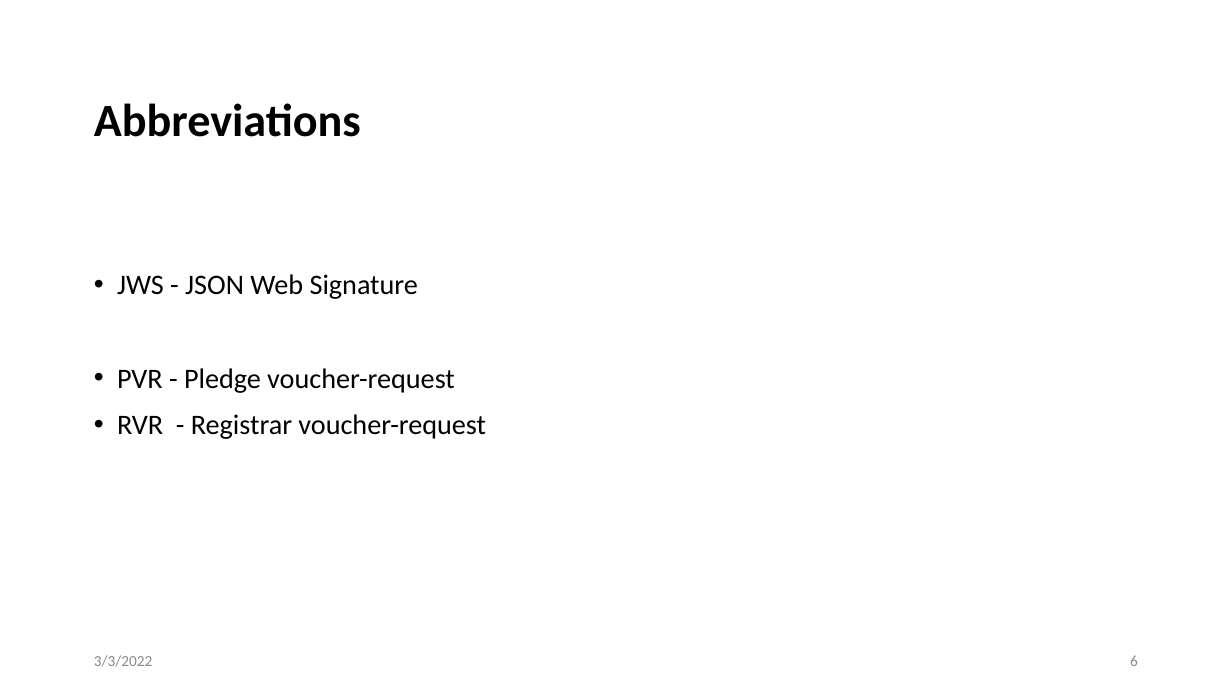
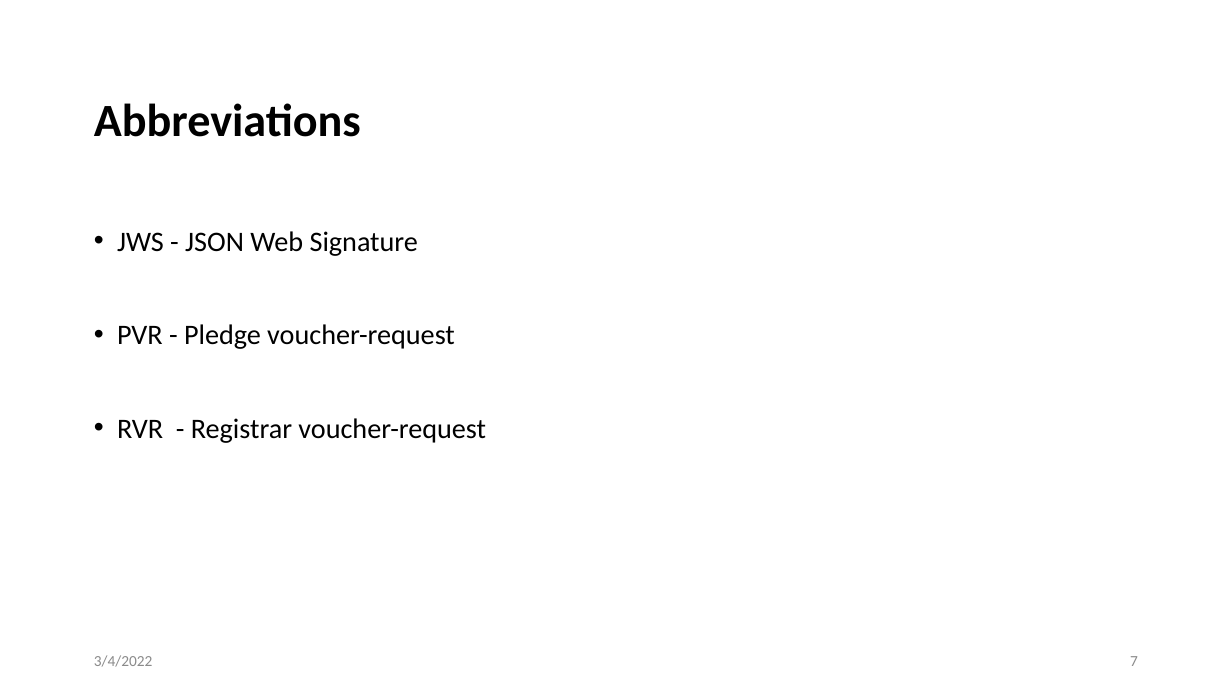
Before and after one commit to anima-wg/anima-jws-voucher, a slide deck: slide 7 of presentations/ietf113-anima-jws-voucher.pptx (slide 6 before the commit). Drawn at 1232x693 pixels with LibreOffice and Linux fonts; fonts in the diff are those of the drawing. Boxes give left, top, right and bottom in pixels: in the first picture for what was removed or moved away, otherwise in the second. Text is boxed around its words. In the diff, an @@ line names an element or a change of style, - is before the commit and + after.

```diff
--- a/presentations/ietf113-anima-jws-voucher.pptx
+++ b/presentations/ietf113-anima-jws-voucher.pptx
@@ text "JWS - JSON Web Signature" rewrapped from box(117, 274, 486, 439) to box(117, 231, 486, 443) @@
@@ text at box(94, 655, 153, 667): text changed @@
-3/3/2022
+3/4/2022
@@ page number at box(1130, 656, 1138, 666): text changed @@
-6
+7
```
Also in this commit, not shown: 4 other slides changed, 1 slide added.
